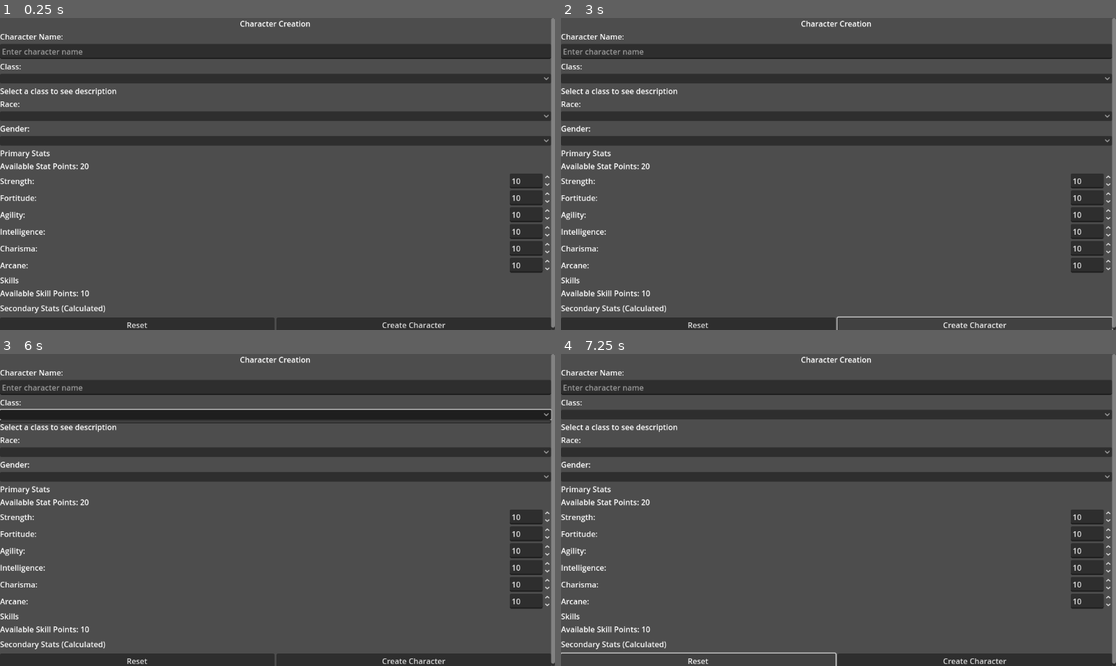
Above: before the commit, frames 1-4 (two rows, left to right).
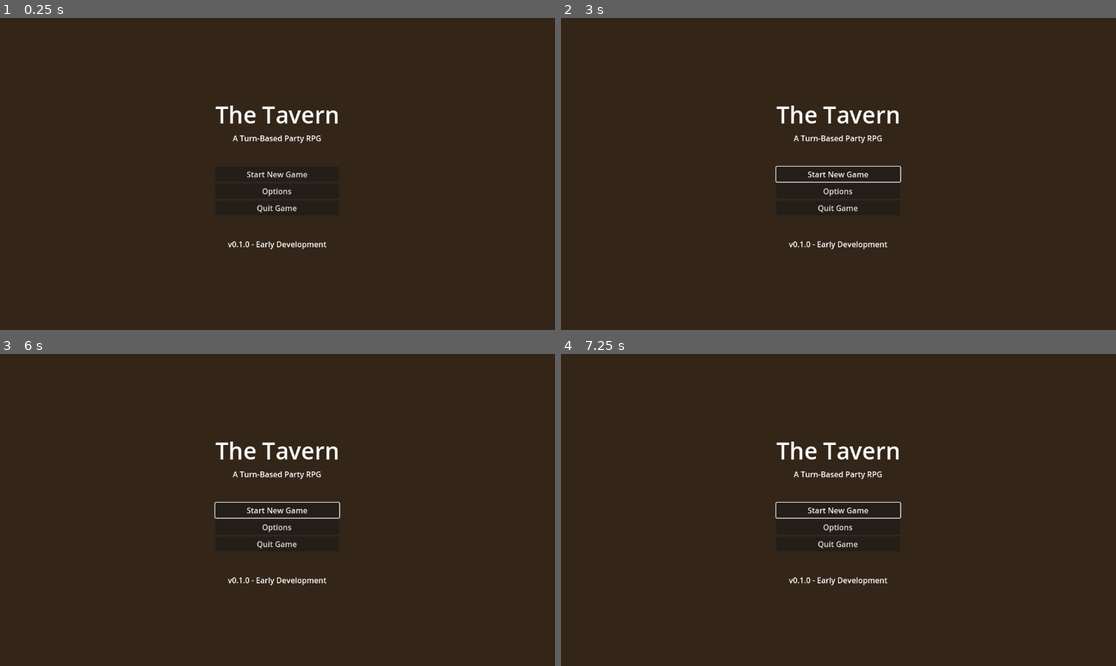
Above: after the commit, the same moments.

Repository: Hedocratic/The-tavern
Game: Godot game, scene res://scenes/MainMenu.tscn
Two runs of this game, one before a commit and one after it. Both use one fixed random seed, a clock stepped at 60 frames per second and the inputs below. Before the commit the project starts from res://scenes/CharacterCreation.tscn.
Inputs (mouse positions are in pixels of both pictures, inside the frame that each line leads up to):
- Up to frame 1 (0.25 s): no input
- Up to frame 2 (3 s): click (838, 189) at 0.5 s, where only the run after the commit has a clickable "Options"; click (838, 174) at 1.25 s, where only the run after the commit has a clickable "Start New Game"; click (838, 174) at 2 s, where only the run after the commit has a clickable "Start New Game"; click (977, 323) at 2.75 s, where only the run before the commit has a clickable "Create Character"
- Up to frame 3 (6 s): click (416, 659) at 3.5 s, where only the run before the commit has a clickable "Create Character"; click (277, 510) at 4.25 s, where only the run after the commit has a clickable "Start New Game"; click (416, 659) at 5 s, where only the run before the commit has a clickable "Create Character"; click (277, 413) at 5.77 s
- Up to frame 4 (7.25 s): click (699, 659) at 6.5 s, where only the run before the commit has a clickable "Reset"

The runs differ from the first frame. In frame 1, 82% of the frame differs, in the area x 0-100%, y 0-100%; in frame 2, 84%; in frame 3, 81%; in frame 4, 84%.
Error before the commit: Parse Error: Expected parameter name. (res://scripts/CharacterCreation.gd:157)
Error after the commit: Invalid access to property or key 'pressed' on a base object of type 'null instance'. (res://scripts/MainMenu.gd:12)

Commit message:
Add MainMenu scene and fix character creation navigation
Co-authored-by: Hedocratic <191399720+Hedocratic@users.noreply.github.com>

Diff:
--- a/project.godot
+++ b/project.godot
@@ -12,7 +12,7 @@
 
 config/name="The Tavern"
 config/description="A turn-based, party-based RPG with grid-based combat and map-based exploration"
-run/main_scene="res://scenes/CharacterCreation.tscn"
+run/main_scene="res://scenes/MainMenu.tscn"
 config/features=PackedStringArray("4.3")
 
 [rendering]
--- a/scenes/CharacterCreation.tscn
+++ b/scenes/CharacterCreation.tscn
@@ -192,6 +192,11 @@
 [node name="ButtonContainer" type="HBoxContainer" parent="ScrollContainer/VBoxContainer"]
 layout_mode = 2
 
+[node name="BackButton" type="Button" parent="ScrollContainer/VBoxContainer/ButtonContainer"]
+layout_mode = 2
+size_flags_horizontal = 3
+text = "Back to Menu"
+
 [node name="ResetButton" type="Button" parent="ScrollContainer/VBoxContainer/ButtonContainer"]
 layout_mode = 2
 size_flags_horizontal = 3
--- /dev/null
+++ b/scenes/MainMenu.tscn
@@ -0,0 +1,71 @@
+[gd_scene load_steps=3 format=3 uid="uid://bfj3k8x9m2ln1"]
+
+[ext_resource type="Script" path="res://scripts/MainMenu.gd" id="1_a4kx2"]
+
+[sub_resource type="LabelSettings" id="LabelSettings_1"]
+font_size = 48
+
+[node name="MainMenu" type="Control"]
+layout_mode = 3
+anchors_preset = 15
+anchor_right = 1.0
+anchor_bottom = 1.0
+script = ExtResource("1_a4kx2")
+
+[node name="Background" type="ColorRect" parent="."]
+layout_mode = 1
+anchors_preset = 15
+anchor_right = 1.0
+anchor_bottom = 1.0
+color = Color(0.2, 0.15, 0.1, 1)
+
+[node name="CenterContainer" type="CenterContainer" parent="."]
+layout_mode = 1
+anchors_preset = 15
+anchor_right = 1.0
+anchor_bottom = 1.0
+
+[node name="VBoxContainer" type="VBoxContainer" parent="CenterContainer"]
+layout_mode = 2
+alignment = 1
+
+[node name="Title" type="Label" parent="CenterContainer/VBoxContainer"]
+layout_mode = 2
+text = "The Tavern"
+label_settings = SubResource("LabelSettings_1")
+horizontal_alignment = 1
+
+[node name="Subtitle" type="Label" parent="CenterContainer/VBoxContainer"]
+layout_mode = 2
+text = "A Turn-Based Party RPG"
+horizontal_alignment = 1
+
+[node name="Spacer1" type="Control" parent="CenterContainer/VBoxContainer"]
+layout_mode = 2
+custom_minimum_size = Vector2(0, 40)
+
+[node name="VBoxContainer" type="VBoxContainer" parent="CenterContainer/VBoxContainer"]
+layout_mode = 2
+alignment = 1
+
+[node name="StartButton" type="Button" parent="CenterContainer/VBoxContainer/VBoxContainer"]
+layout_mode = 2
+text = "Start New Game"
+flat = false
+
+[node name="OptionsButton" type="Button" parent="CenterContainer/VBoxContainer/VBoxContainer"]
+layout_mode = 2
+text = "Options"
+
+[node name="QuitButton" type="Button" parent="CenterContainer/VBoxContainer/VBoxContainer"]
+layout_mode = 2
+text = "Quit Game"
+
+[node name="Spacer2" type="Control" parent="CenterContainer/VBoxContainer"]
+layout_mode = 2
+custom_minimum_size = Vector2(0, 40)
+
+[node name="VersionLabel" type="Label" parent="CenterContainer/VBoxContainer"]
+layout_mode = 2
+text = "v0.1.0 - Early Development"
+horizontal_alignment = 1
--- a/scripts/CharacterCreation.gd
+++ b/scripts/CharacterCreation.gd
@@ -28,6 +28,7 @@
 @onready var class_description_label = $ScrollContainer/VBoxContainer/ClassSelection/DescriptionLabel
 
 # Buttons
+@onready var back_button = $ScrollContainer/VBoxContainer/ButtonContainer/BackButton
 @onready var create_button = $ScrollContainer/VBoxContainer/ButtonContainer/CreateButton
 @onready var reset_button = $ScrollContainer/VBoxContainer/ButtonContainer/ResetButton
 
@@ -80,6 +81,7 @@
 	arcane_spinbox.value_changed.connect(_on_stat_changed.bind("Arcane"))
 
 	# Connect buttons
+	back_button.pressed.connect(_on_back_to_menu)
 	create_button.pressed.connect(_on_create_character)
 	reset_button.pressed.connect(_on_reset_character)
 
@@ -153,17 +155,17 @@
 
 			skills_container.add_child(skill_container)
 
-# This function handles class-specific character setup
 func apply_class_specific_setup(class_name: String):
-	# Fixed syntax: added parameter type, closing parenthesis and colon
-	var example_var = "test"
-	# Fixed indentation
-
-	match class_name:  # Fixed: proper function body structure
-		"Warrior":  # Fixed: proper match case indentation
-			print("Selected Warrior")  # Fixed: proper case body indentation
-			if fortitude_spinbox:  # Fixed: proper statement structure
-				fortitude_spinbox.value = 15
+	# Apply class-specific UI adjustments or highlights
+	match class_name:
+		"Warrior":
+			print("Selected Warrior - emphasizing Strength and Fortitude")
+		"Wizard":
+			print("Selected Wizard - emphasizing Intelligence and Arcane")
+		"Thief":
+			print("Selected Thief - emphasizing Agility and Stealth")
+		_:
+			print("Selected class: ", class_name)
 
 func _on_class_selected(index: int):
 	_apply_class_selection(index)
@@ -289,5 +291,10 @@
 	# You might transition to the main game or tavern scene here
 	# get_tree().change_scene_to_file("res://scenes/Tavern.tscn")
 
+func _on_back_to_menu():
+	# Return to the main menu
+	print("Returning to main menu...")
+	get_tree().change_scene_to_file("res://scenes/MainMenu.tscn")
+
 func _on_reset_character():
 	_create_new_character()
--- /dev/null
+++ b/scripts/MainMenu.gd
@@ -0,0 +1,31 @@
+extends Control
+
+# Main Menu Script
+# Handles the main entry point of The Tavern game
+
+@onready var start_button = $VBoxContainer/StartButton
+@onready var options_button = $VBoxContainer/OptionsButton
+@onready var quit_button = $VBoxContainer/QuitButton
+
+func _ready():
+	# Connect button signals
+	start_button.pressed.connect(_on_start_pressed)
+	options_button.pressed.connect(_on_options_pressed)
+	quit_button.pressed.connect(_on_quit_pressed)
+
+	# Focus the start button by default
+	start_button.grab_focus()
+
+func _on_start_pressed():
+	# Transition to character creation scene
+	print("Starting new game...")
+	get_tree().change_scene_to_file("res://scenes/CharacterCreation.tscn")
+
+func _on_options_pressed():
+	# TODO: Implement options menu
+	print("Options menu not yet implemented")
+
+func _on_quit_pressed():
+	# Quit the game
+	print("Quitting game...")
+	get_tree().quit()
